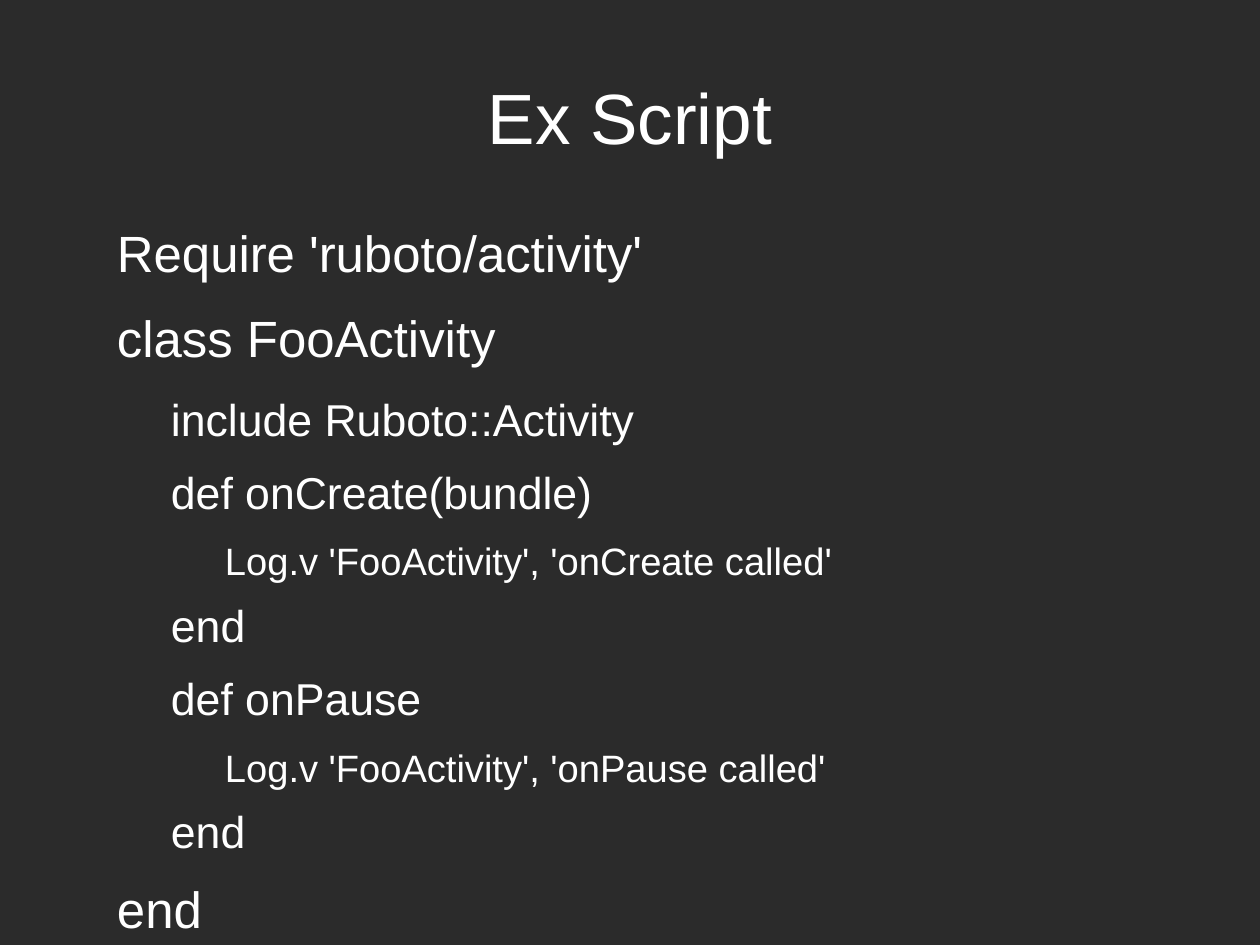
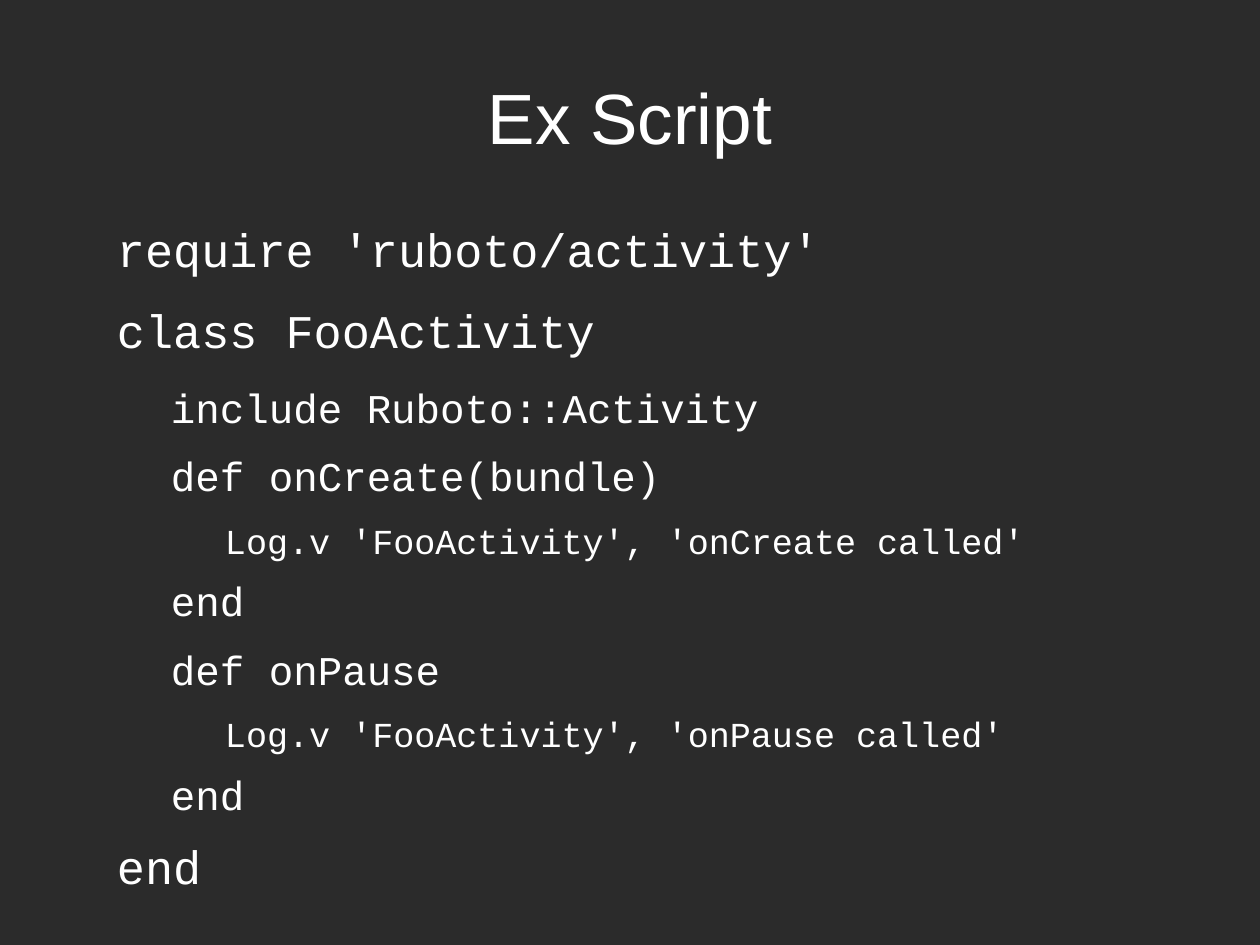
Before and after one commit to speakingcode/pres-ruboto, a slide deck: slide 16 of pres-ruboto.odp. Drawn at 1260x945 pixels with LibreOffice and Linux fonts; fonts in the diff are those of the drawing; background and template pictures are left out; a plain dark background stands for a picture behind light text. Boxes give left, top, right and bottom in pixels: in the first picture for what was removed or moved away, otherwise in the second. Text is boxed around its words. In the diff, an @@ line names an element or a change of style, - is before the commit and + after.

```diff
--- a/pres-ruboto.odp
+++ b/pres-ruboto.odp
@@ text at bbox=[117, 234, 820, 277]: text changed; size 32.1 to 29.5 pt; font Arial to Courier New @@
-Require 'ruboto/activity'
+require 'ruboto/activity'
@@ text at bbox=[117, 315, 1024, 755]: size 32.1 to 29.5 pt in "class FooActivity", "end"; font Arial to Courier New in "class FooActivity", "include Ruboto::Activity", "def onCreate(bundle)", "Log.v 'FooActivity', 'onCreate called'" and 5 more places; size 28 to 25.8 pt in "include Ruboto::Activity", "def onCreate(bundle)", "end", "def onPause" and 1 more places; size 24.1 to 22.1 pt in "Log.v 'FooActivity', 'onCreate called'", "Log.v 'FooActivity', 'onPause called'" @@
```
Also in this commit, not shown: 6 other slides changed, 9 slides added, 1 slide removed.
